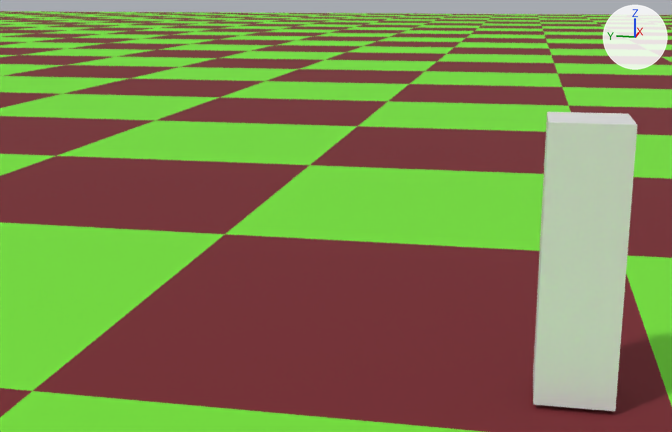
Before and after pictures for a commit that changed the Blender file game.blend.
Camera for both pictures: a 50 mm lens placed at (-1.6, 0.11, 0.71), pointed at (0.06, 0.44, 0.3). Every picture has the same lights, and +X, +Y and +Z are marked at upper right.

The first picture shows 'Player', 'floor'.
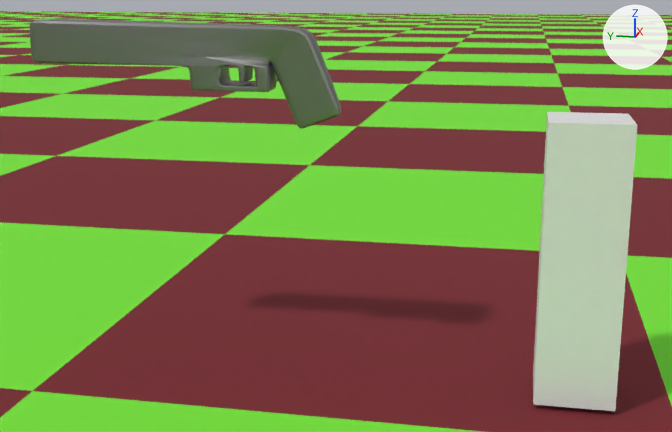
Pixel boxes [x1, y1, x2, y2] of what changed, in the pictures (672 x 432 px):
'Gun', added
    after: [30, 19, 341, 128]

What the commit changed:
Material 'Gun Material' (mat_gun_material) is new.
Its base color is (0.275, 0.275, 0.275) (grey #8f8f8f).
Its metallic is 1.0.
Its roughness is 0.438.
Its specular ior level is 0.2.
Mesh me_cube_001 is new.
It has 42 vertices, 33 faces and spans x -1.0..1.42, y -1.0..1.0, z -3.84..1.0.
It uses material mat_gun_material (grey #8f8f8f).
Object 'Gun' (ob_gun) is new; it shows me_cube_001.
Its location is (0.067, 0.777, 0.614).
Its rotation in degrees is (0, 0, -87).
Its scale is (0.245, 0.04, 0.0415).
It gains a BEVEL modifier named 'Bevel'.
Modifier setting: width = 0.72.
Modifier setting: width_pct = 0.72.
Modifier setting: limit_method = 'NONE'.
Modifier setting: profile = 0.579.
Modifier setting: spread = 1.53.
It gains a SUBSURF modifier named 'Subdivision'.
